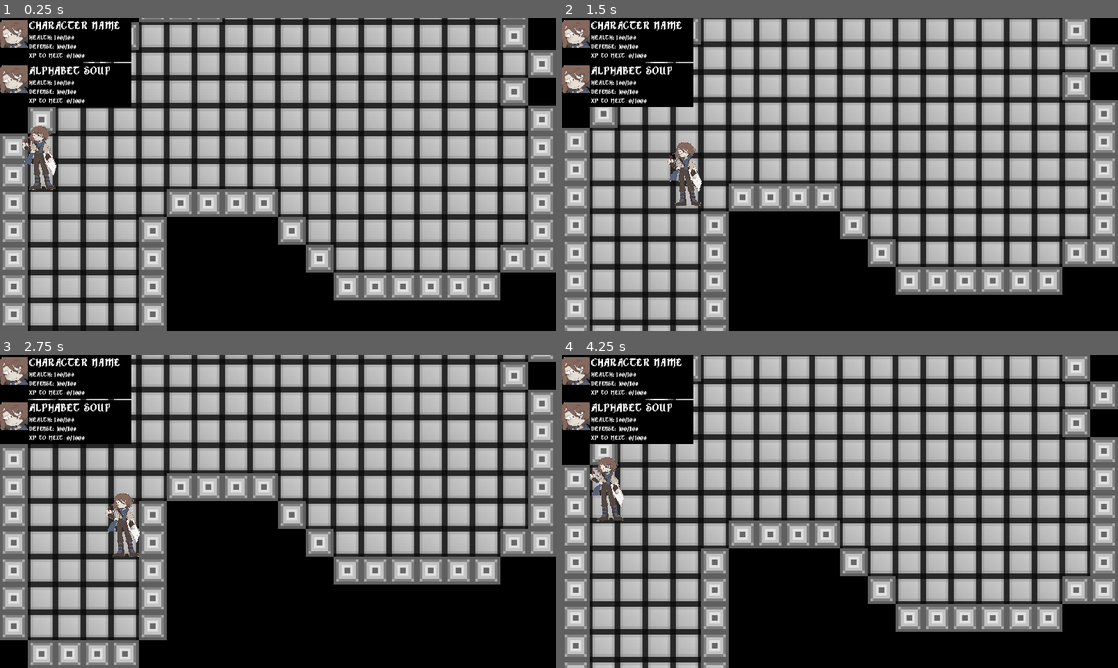
Above: before the commit, frames 1-4 (two rows, left to right).
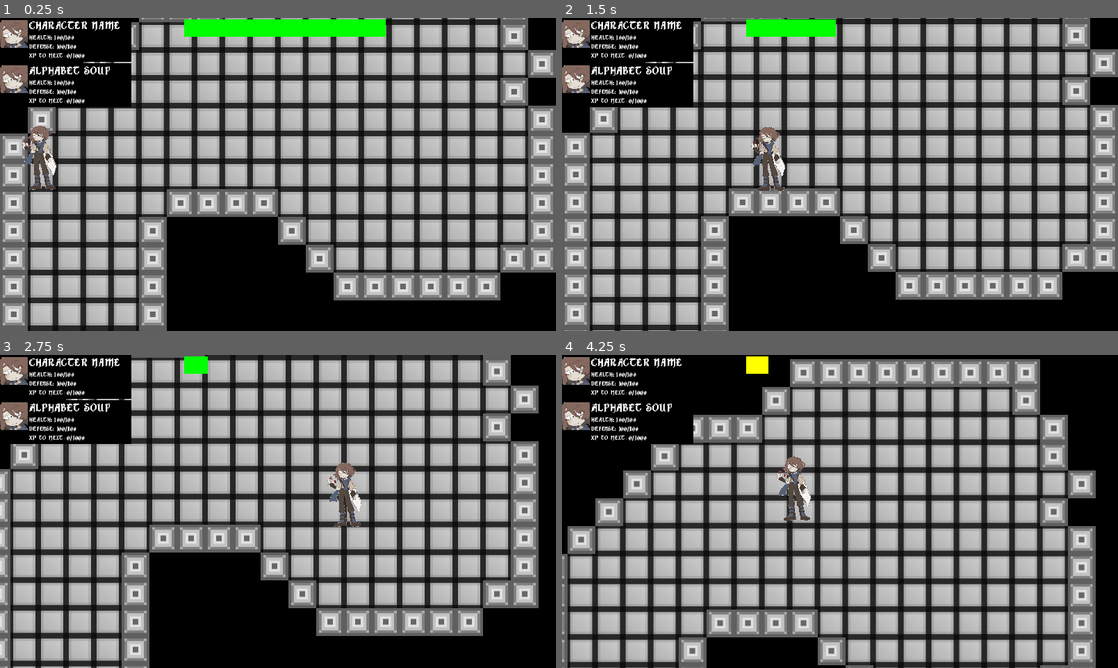
Above: after the commit, the same moments.

Repository: Xpost2000/G.G.D.C.-Team-Project
Game: Godot game, scene res://main_scene/MainGameScreen.tscn
Same seed, same stepped clock (60 frames per second), same inputs: the game is played once before the commit and once after it.
Inputs:
- Up to frame 1 (0.25 s): no input
- Up to frame 2 (1.5 s): tap Enter at 0.5 s; hold Right (ui_right) 0.53-1.28 s; hold Shift (game_sprinting_action, bound only after the commit) 0.53-1.28 s; hold Down (ui_down) from 1.28 s (still down); tap Shift (game_sprinting_action, bound only after the commit) at 1.35 s
- Up to frame 3 (2.75 s): release Down (ui_down) at 2.03 s; hold Right (ui_right) from 2.03 s (still down); hold Shift (game_sprinting_action, bound only after the commit) from 2.03 s (still down)
- Up to frame 4 (4.25 s): release Right (ui_right) at 2.78 s; release Shift (game_sprinting_action, bound only after the commit) at 2.78 s; hold Up (ui_up) 2.78-3.53 s; tap Shift (game_sprinting_action, bound only after the commit) at 2.85 s; hold Left (ui_left) from 3.53 s (still down); hold Shift (game_sprinting_action, bound only after the commit) from 3.53 s (still down)

The runs differ from the first frame. In frame 1, 2.0% of the frame differs, in the area x 33-70%, y 0-6%; in frame 2, 35%; in frame 3, 60%; in frame 4, 68%, in the area x 0-100%, y 0-100%.

Commit message:
sprinting with regen and placeholder meter

Diff:
--- a/game/PlayerCharacter.gd
+++ b/game/PlayerCharacter.gd
@@ -1,6 +1,14 @@
 extends KinematicBody2D
 
+signal report_sprinting_information(stamina_percent, can_sprint, trying_to_sprint);
+
+const SPRINTING_STAMINA_MAX = 75;
+const STAMINA_REGENERATION_COOLDOWN_TIME = 1.66; # seconds
+
+var stamina_regeneration_cooldown_timer = 0.0;
+
 var health = 100;
+var sprinting_stamina = SPRINTING_STAMINA_MAX;
 
 var strength = 10;
 var dexterity = 10;
@@ -29,8 +37,29 @@
 const SPRINTING_SPEED = 512;
 const WALKING_SPEED = SPRINTING_SPEED/2;
 
-func _physics_process(_delta):
+func can_sprint():
+	return (sprinting_stamina > 0.0) && (stamina_regeneration_cooldown_timer <= 0.0);
+
+func _physics_process(delta):
 	var movement_direction = movement_direction_vector();
-	var velocity = movement_direction * WALKING_SPEED;
+	var sprinting = Input.is_action_pressed("game_sprinting_action");
+	var velocity = movement_direction * (SPRINTING_SPEED
+	if sprinting && can_sprint() else WALKING_SPEED);
 
+	if sprinting && can_sprint():
+		sprinting_stamina -= delta * 55.0;
+		if sprinting_stamina <= 0:
+			stamina_regeneration_cooldown_timer = STAMINA_REGENERATION_COOLDOWN_TIME;
+	else:
+		sprinting_stamina += delta * 25;
+
+	if stamina_regeneration_cooldown_timer > 0:
+		stamina_regeneration_cooldown_timer -= delta;
+
+	sprinting_stamina = clamp(sprinting_stamina, 0, SPRINTING_STAMINA_MAX);
 	velocity = move_and_slide(velocity, Vector2.UP);
+
+	emit_signal("report_sprinting_information",
+				float(sprinting_stamina)/float(SPRINTING_STAMINA_MAX),
+				can_sprint(),
+				sprinting);
--- a/main_scene/MainGameScreen.tscn
+++ b/main_scene/MainGameScreen.tscn
@@ -119,3 +119,4 @@
 
 [node name="UILayer" parent="." instance=ExtResource( 1 )]
 [connection signal="notify_camera_of_level_bounds" from="LevelInformation/LevelTiles" to="PersistentThings/MainGameCamera" method="_on_LevelTiles_notify_camera_of_level_bounds"]
+[connection signal="report_sprinting_information" from="PersistentThings/PlayerCharacter" to="UILayer" method="_on_PlayerCharacter_report_sprinting_information"]
--- a/project.godot
+++ b/project.godot
@@ -33,6 +33,14 @@
 window/stretch/mode="2d"
 window/stretch/aspect="keep"
 
+[input]
+
+game_sprinting_action={
+"deadzone": 0.5,
+"events": [ Object(InputEventKey,"resource_local_to_scene":false,"resource_name":"","device":0,"alt":false,"shift":false,"control":false,"meta":false,"command":false,"pressed":false,"scancode":16777237,"unicode":0,"echo":false,"script":null)
+ ]
+}
+
 [rendering]
 
 environment/default_clear_color=Color( 0, 0, 0, 1 )
--- /dev/null
+++ b/ui/UILayer.gd
@@ -0,0 +1,16 @@
+extends CanvasLayer
+
+onready var stamina_bar = $SprintingStaminaBar;
+onready var stamina_bar_max_dimensions = $SprintingStaminaBar.rect_size;
+
+func _process(_delta):
+	pass;
+
+func _on_PlayerCharacter_report_sprinting_information(stamina_percent, can_sprint, _trying_to_sprint):
+	if can_sprint:
+		stamina_bar.color = Color.green;
+	else:
+		stamina_bar.color = Color.yellow;
+
+	stamina_bar.set_size(Vector2(stamina_percent * stamina_bar_max_dimensions.x,
+								 stamina_bar_max_dimensions.y))
--- a/ui/UILayer.tscn
+++ b/ui/UILayer.tscn
@@ -1,20 +1,22 @@
-[gd_scene load_steps=6 format=2]
+[gd_scene load_steps=7 format=2]
 
 [ext_resource path="res://fonts/Alkhemikal.ttf" type="DynamicFontData" id=1]
 [ext_resource path="res://images/party-icons/main_character_icon.png" type="Texture" id=2]
+[ext_resource path="res://ui/UILayer.gd" type="Script" id=3]
 
-[sub_resource type="DynamicFont" id=4]
+[sub_resource type="DynamicFont" id=1]
 size = 30
 font_data = ExtResource( 1 )
 
-[sub_resource type="DynamicFont" id=5]
+[sub_resource type="DynamicFont" id=2]
 font_data = ExtResource( 1 )
 
-[sub_resource type="Theme" id=6]
-default_font = SubResource( 5 )
+[sub_resource type="Theme" id=3]
+default_font = SubResource( 2 )
 
 [node name="UILayer" type="CanvasLayer"]
 layer = 0
+script = ExtResource( 3 )
 
 [node name="PartyMemberInformation" type="VBoxContainer" parent="."]
 margin_right = 303.0
@@ -162,3 +164,13 @@
 margin_right = 195.0
 margin_bottom = 56.0
 text = "XP TO NEXT: 0/1000"
+
+[node name="SprintingStaminaBar" type="ColorRect" parent="."]
+margin_left = 424.0
+margin_top = 3.0
+margin_right = 888.0
+margin_bottom = 43.0
+color = Color( 0.027451, 0.984314, 0.027451, 1 )
+__meta__ = {
+"_edit_use_anchors_": false
+}
Not shown: 4 places in ui/UILayer.tscn that only renumber resources
